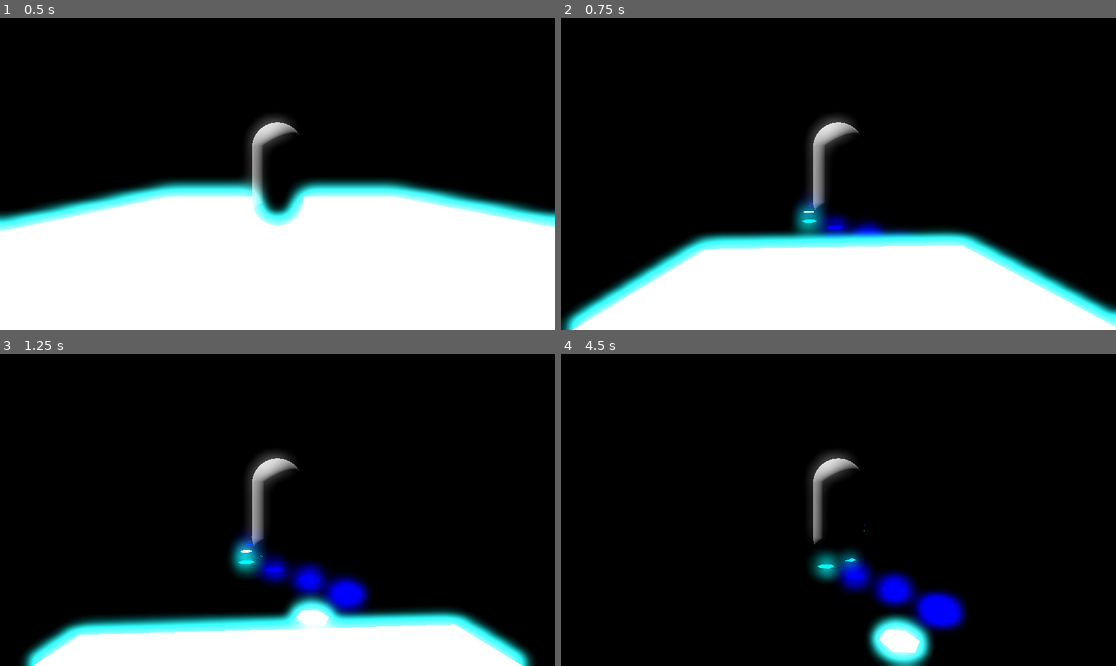
Above: before the commit, frames 1-4 (two rows, left to right).
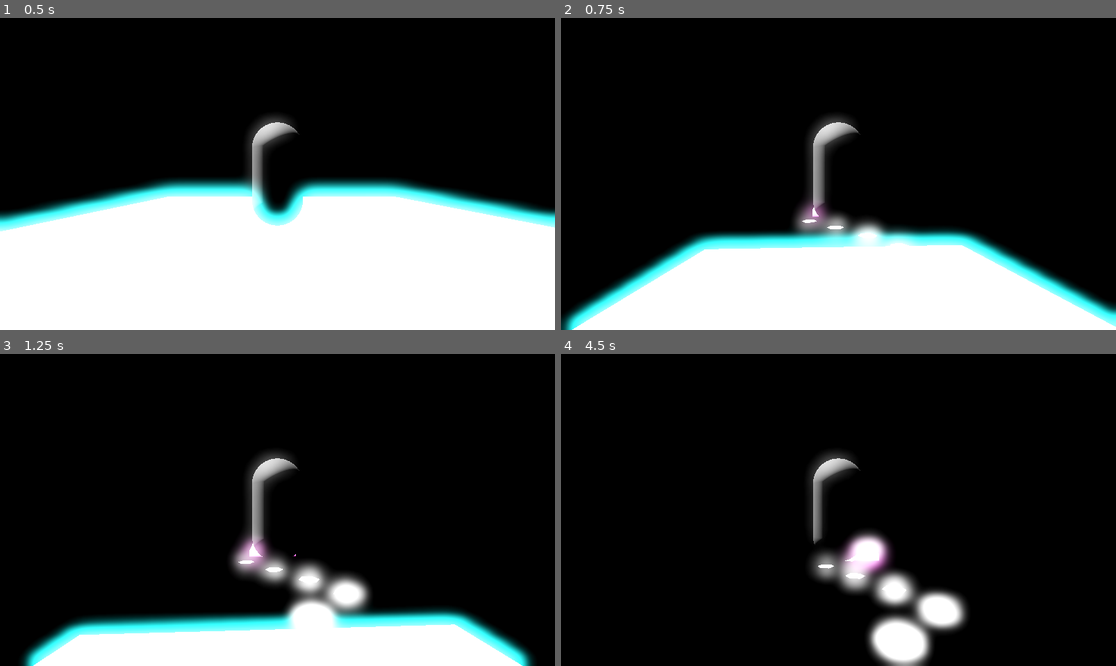
Above: after the commit, the same moments.

Repository: MartinGebske/GWJ_02_2026
Game: Godot game, scene res://scenes/test.tscn
Two runs of this game, one before a commit and one after it. Both use one fixed random seed, a clock stepped at 60 frames per second and the inputs below. Sound files missing from this copy of the repository are replaced by a short silence.
Inputs (mouse positions are in pixels of both pictures, inside the frame that each line leads up to):
- Up to frame 1 (0.5 s): no input
- Up to frame 2 (0.75 s): tap Enter (ui_accept) at 0.5 s; move the mouse to (866, 174) at 0.52 s; hold Up (ui_up) from 0.53 s (still down)
- Up to frame 3 (1.25 s): keep holding Up (ui_up); tap Enter (ui_accept) at 0.77 s
- Up to frame 4 (4.5 s): keep holding Up (ui_up); move the mouse to (810, 510) at 1.27 s; tap Enter (ui_accept) at 1.52, 3.02, 3.77 s; move the mouse to (849, 503) at 2.02 s; move the mouse to (832, 516) at 2.77 s; move the mouse to (877, 513) at 3.52 s; move the mouse to (794, 506) at 4.27 s

Frame 1 is identical in both runs. In frame 2, 1.9% of the frame differs, in the area x 41-65%, y 57-74%; in frame 3, 3.6%; in frame 4, 5.2%, in the area x 44-74%, y 54-100%.

Commit message:
Add darkness to shader

Diff:
--- a/scenes/test.tscn
+++ b/scenes/test.tscn
@@ -47,7 +47,6 @@
 environment = SubResource("Environment_74lek")
 
 [node name="Spectrum" parent="." instance=ExtResource("2_bl13t")]
-bar_count = 32
 fade_lerp_speed = 8.0
 goal_scene = ExtResource("3_ajshl")
 
@@ -62,11 +61,10 @@
 
 [node name="ColorPalette" type="Node" parent="."]
 script = ExtResource("6_lpvoh")
-palette_type = 4
+palette_type = 2
 
 [node name="Music" type="Node" parent="."]
 script = ExtResource("8_jcd4p")
-selected_tack = 3
 tracks = Array[AudioStream]([ExtResource("1_lpvoh"), ExtResource("8_ajshl"), ExtResource("9_ghpyy"), ExtResource("10_44saj")])
 
 [node name="RhythmNotifier" type="Node" parent="Music" node_paths=PackedStringArray("audio_stream_player")]
--- a/shaders/hologram.gdshader
+++ b/shaders/hologram.gdshader
@@ -1,5 +1,5 @@
 shader_type spatial;
-render_mode unshaded, shadows_disabled;
+render_mode unshaded, shadows_disabled, blend_mix;
 
 uniform vec3 color : source_color = vec3(1.0, 0.0, 1.0);
 uniform float emission_strength : hint_range(0.0, 10.0) = 4.5;
@@ -9,6 +9,8 @@
 uniform float top_edge_whiteness : hint_range(0.0, 1.0) = 0.9;
 uniform float side_opacity : hint_range(0.0, 1.0) = 0.8;
 uniform float top_opacity : hint_range(0.0, 1.0) = 1.0;
+uniform float bottom_fade_height : hint_range(0.0, 1.0) = 0.45;
+uniform float bottom_fade_softness : hint_range(0.01, 0.5) = 0.2;
 
 uniform float beat_strength : hint_range(0.0, 2.0) = 0.0;
 uniform float alpha_fade : hint_range(0.0, 1.0) = 1.0;
@@ -40,10 +42,22 @@
 	// Top bekommt extra Helligkeit auf Beat
 	vec3 top_boost = gradient_color * (1.0 + beat_strength * 2.0) * top_surface;
 
+	// === BOTTOM DARK FADE ===
+	// 0 unten → 1 oben (weicher Nebel/Dunkel-Fade)
+	float bottom_fade = smoothstep(
+		bottom_fade_height - bottom_fade_softness,
+		bottom_fade_height,
+		height_mask
+	);
 
-	// === SEPARATE FADE CONTROL (für Auflösen!) ===
+
+	// === SEPARATE FADE CONTROL (Gameplay Fade) ===
 	float alpha_base = mix(side_opacity, top_opacity, top_surface);
-	float final_alpha = alpha_base * alpha_fade;
+
+	// Kombiniert:
+	// - Bottom darkness fade
+	// - Beat/game fade system
+	float final_alpha = alpha_base * alpha_fade * bottom_fade;
 
 	// Weißer Edge Glow auf der Oberseite
 	vec3 white_edge = mix(color * edge_intensity, vec3(1.0) * edge_intensity, top_edge_whiteness);
@@ -55,13 +69,7 @@
 	float reactive_emission = emission_strength + (beat_strength * 15.0);
 	vec3 emission = final_color * reactive_emission;
 
-
-	// === OPAQUE TOP (für Jumping Gameplay) ===
-	float alpha = mix(side_opacity, top_opacity, top_surface);
-
-
-
 	ALBEDO = final_color;
-	ALPHA = alpha_fade;
+	ALPHA = final_alpha; // WICHTIG: nicht mehr nur alpha_fade!
 	EMISSION = emission;
 }
